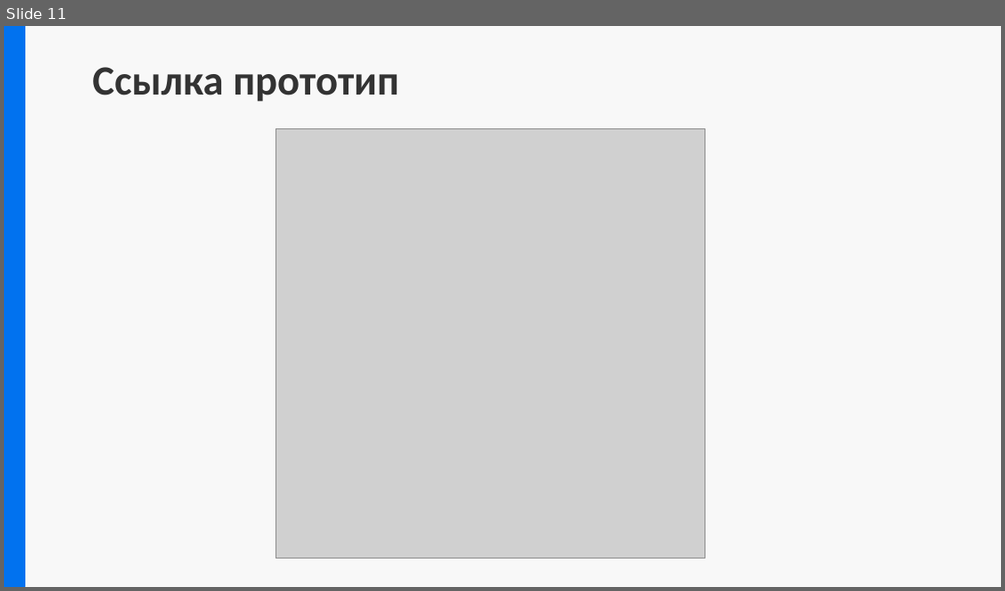
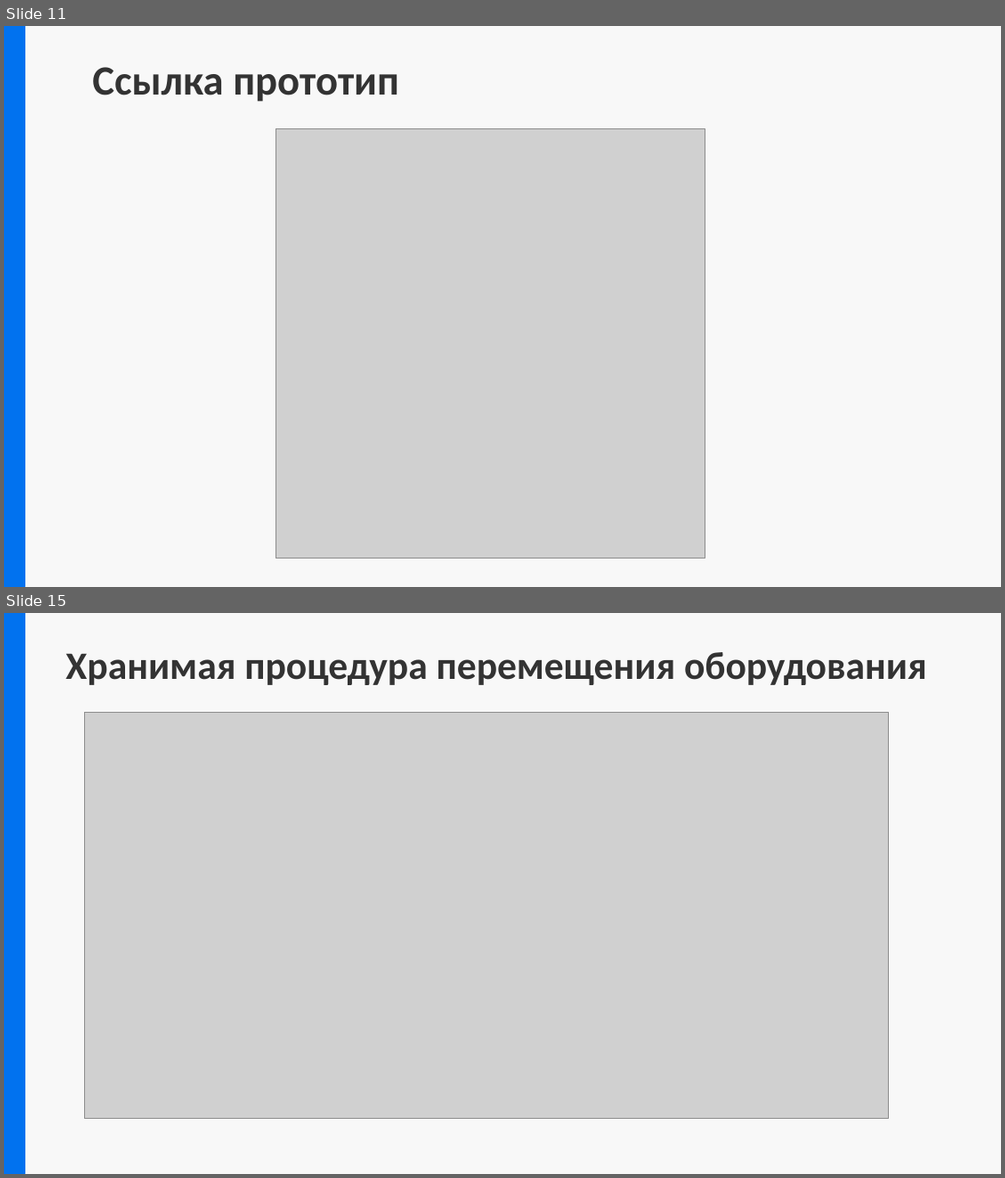
Before and after one commit to Comper123/MyCollege, a slide deck: docs/Предзащита.pptx. Shown one above the other, each under a label of ours: slide 11 before the commit, slides 11 and 15 after it; the slides between them are not shown. The pictures are 1005x591 and 1005x1178 pixels, drawn with LibreOffice and Linux fonts; fonts in the diff are those of the drawing; grey boxes stand for pictures. Boxes give left, top, right and bottom in pixels: in the first picture for what was removed or moved away, otherwise in the second. Text is boxed around its words. In the diff, an @@ line names an element or a change of style, - is before the commit and + after.

```diff
--- a/docs/Предзащита.pptx
+++ b/docs/Предзащита.pptx
@@ slide 15 added at <box>4,613,1001,1174</box>, background #F8F8F8; not listed: 4 template elements that a slide beside it also shows @@
@@ rectangle added at <box>4,613,24,1173</box>, fill #0172EF, outline #0172EF 2 pt @@
@@ title added at <box>65,652,927,685</box>, 28 pt, text #333333, bold @@
+Хранимая процедура перемещения оборудования
@@ picture added at <box>85,713,888,1119</box> @@
@@ rectangle added at <box>651,916,1001,1174</box>, fill #F8F8F8, outline #F8F8F8 2 pt @@
```
Also in this commit, not shown: 1 slide changed, 5 other slides added, 3 slides removed, 13 other files.
